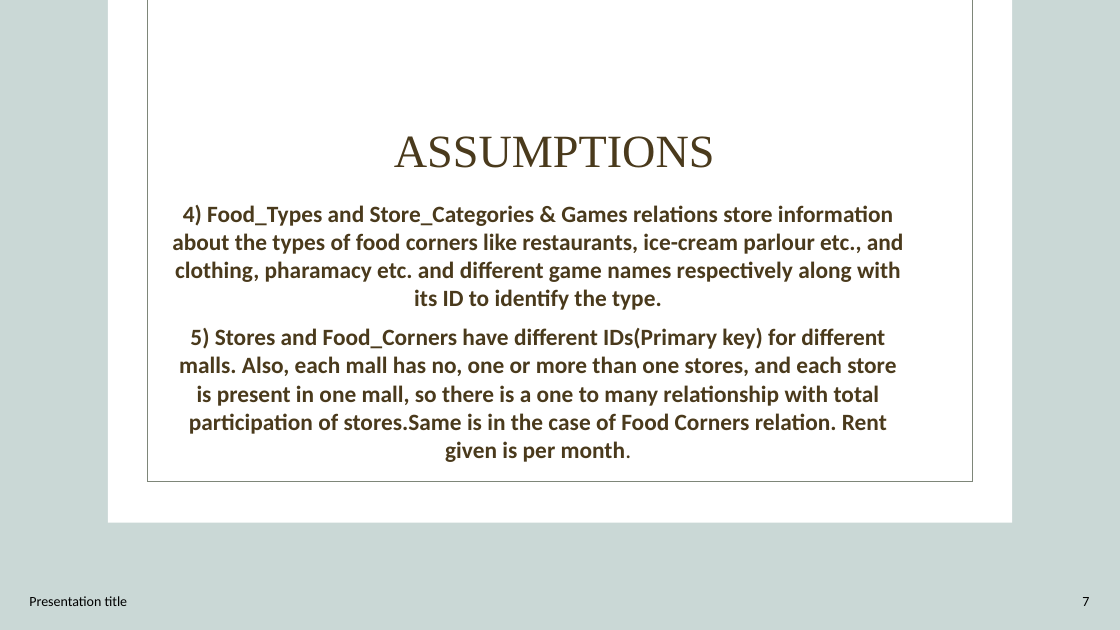
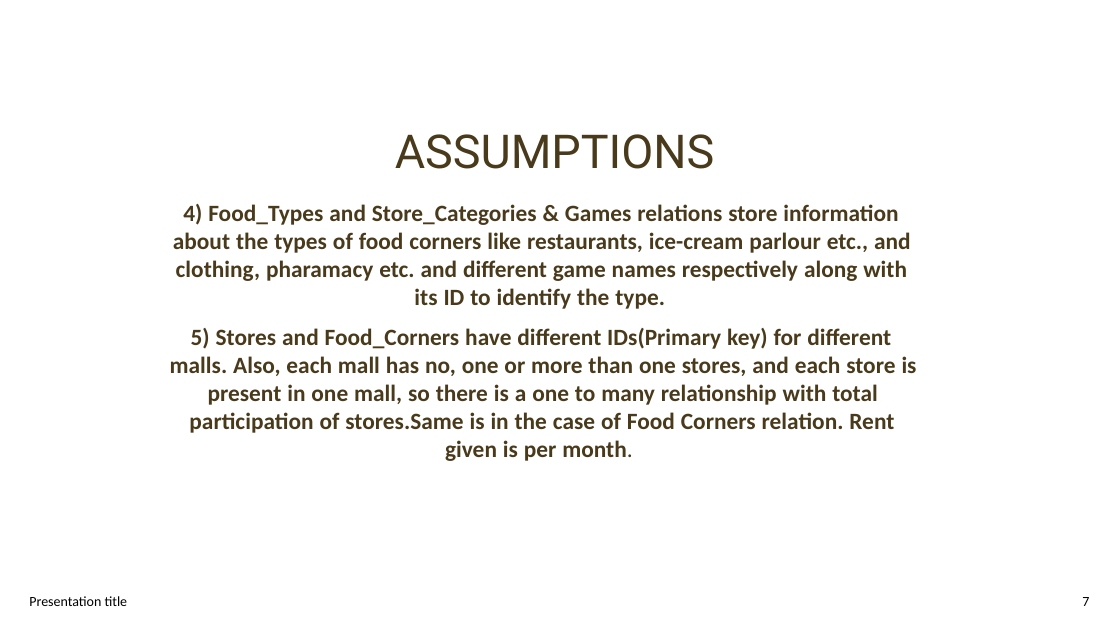
Before and after one commit to Bharadwaj721/Mall-Management-Database-System, a slide deck: slide 7 of DBMS PROJECT.pptx. Drawn at 1120x630 pixels with LibreOffice and Linux fonts; fonts in the diff are those of the drawing; background and template pictures are left out. Boxes give left, top, right and bottom in pixels: in the first picture for what was removed or moved away, otherwise in the second. Text is boxed around its words. In the diff, an @@ line names an element or a change of style, - is before the commit and + after.

```diff
--- a/DBMS PROJECT.pptx
+++ b/DBMS PROJECT.pptx
@@ background #CAD8D6 to picture (left out) @@
@@ rectangle removed at (108,0,1012,523) @@
@@ rectangle removed at (147,0,972,482) @@
@@ text "ASSUMPTIONS" at (395,134,714,169): size 39.6 to 40 pt, font Times New Roman to Roboto; alignment centre to left; line spacing 0.9 to 40pt; vertical alignment middle to top @@
@@ text added at (173,204,911,309), 20 pt, text #4A3A1C, bold @@
+4) Food_Types and Store_Categories & Games relations store information
+about the types of food corners like restaurants, ice-cream parlour etc., and
+clothing, pharamacy etc. and different game names respectively along with
+its ID to identify the type.
@@ text at (170,328,917,461): text changed @@
-4) Food_Types and Store_Categories & Games relations store information about the types of food corners like restaurants, ice-cream parlour etc., and clothing, pharamacy etc. and different game names respectively along with its ID to identify the type.
-5) Stores and Food_Corners have different IDs(Primary key) for different malls. Also, each mall has no, one or more than one stores, and each store is present in one mall, so there is a one to many relationship with total participation of stores.Same is in the case of Food Corners relation. Rent given is per month.
+5) Stores and Food_Corners have different IDs(Primary key) for different
+malls. Also, each mall has no, one or more than one stores, and each store is
+present in one mall, so there is a one to many relationship with total
+participation of stores.Same is in the case of Food Corners relation. Rent
+given is per month.
@@ text "Presentation title" at (29,596,128,606): line spacing 1 to 12pt; vertical alignment middle to top @@
@@ text "7" at (1082,597,1089,606): alignment right to left; line spacing 1 to 12pt; vertical alignment middle to top @@
```
Also in this commit, not shown: 29 other slides changed, 1 slide added, 1 slide removed.
